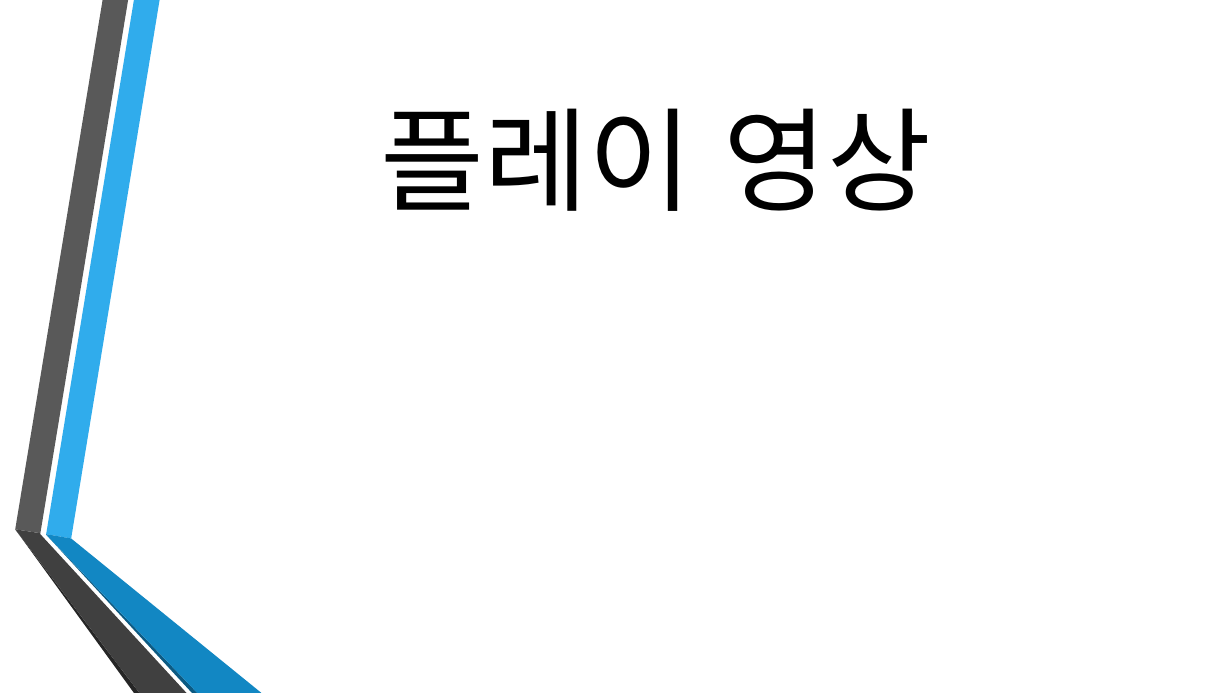
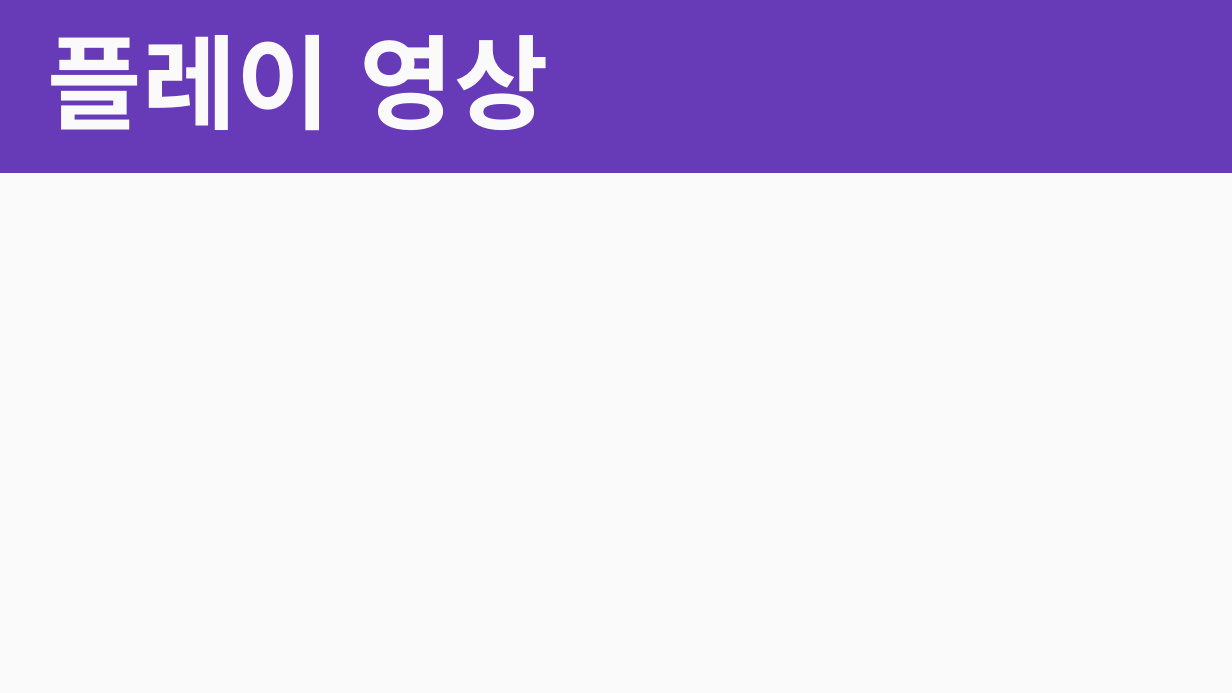
Before and after one commit to EQwon/RoadOfBusiness, a slide deck: slide 13 of 1조 ppt 발표.pptx (slide 10 before the commit). Drawn at 1232x693 pixels with LibreOffice and Linux fonts; fonts in the diff are those of the drawing; background and template pictures are left out. Boxes give left, top, right and bottom in pixels: in the first picture for what was removed or moved away, otherwise in the second. Text is boxed around its words. In the diff, an @@ line names an element or a change of style, - is before the commit and + after.

```diff
--- a/1조 ppt 발표.pptx
+++ b/1조 ppt 발표.pptx
@@ background picture (left out) to gradient #673AB7 to #FAFAFA @@
@@ text "플레이 영상": place and size @@
-text "플레이 영상" at box(381, 108, 932, 211)
+text "플레이 영상" at box(48, 35, 549, 131)
@@ text "플레이 영상" at box(48, 35, 549, 131): size 88 to 80 pt, font Calibri to Noto Sans CJK KR, text colour #000000 to #FAFAFA, bold on; alignment centre to left; line spacing 1 to 0.9 @@
@@ group removed at box(15, 0, 262, 693): 6 freeform shapes @@
```
Also in this commit, not shown: 8 other slides changed, 7 slides added, 5 slides removed, 4 other files.
